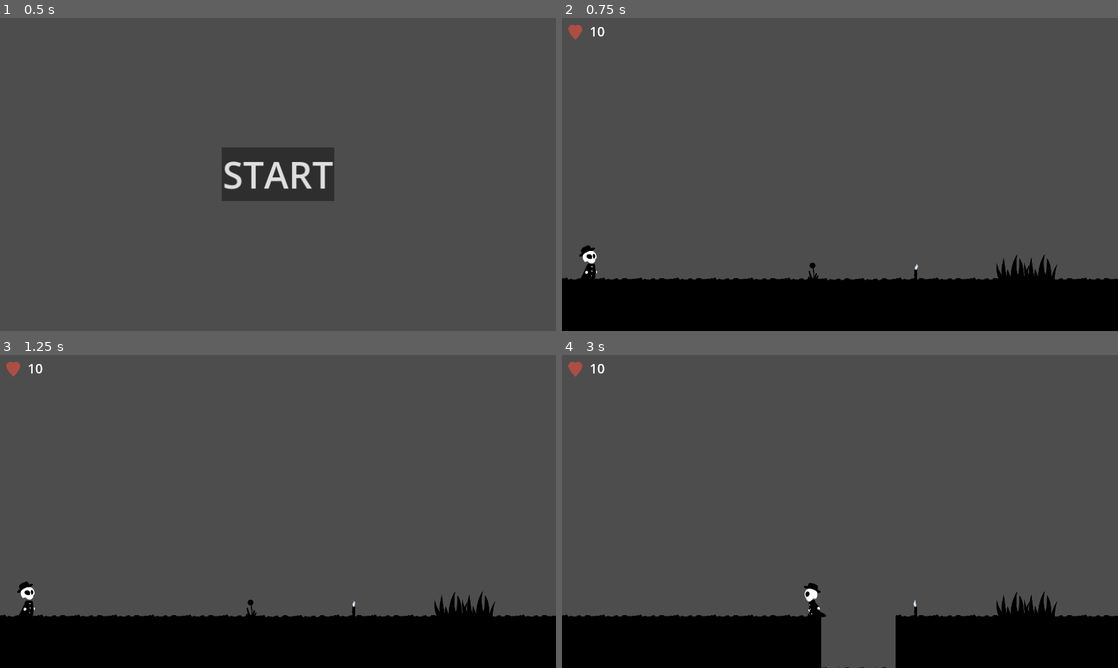
Above: before the commit, frames 1-4 (two rows, left to right).
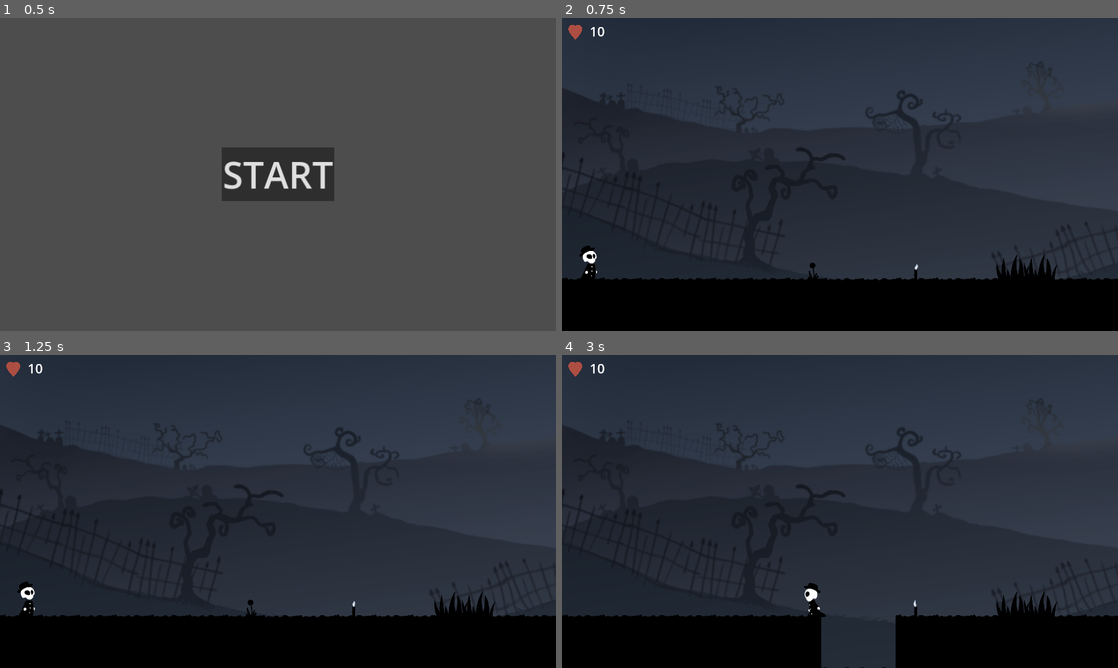
Above: after the commit, the same moments.

Repository: code-langba/you-game
Game: Godot game, scene res://scenes/main.tscn
Two runs of this game, one before a commit and one after it. Both use one fixed random seed, a clock stepped at 60 frames per second and the inputs below.
Inputs:
- Up to frame 1 (0.5 s): no input
- Up to frame 2 (0.75 s): click "START" at 0.5 s
- Up to frame 3 (1.25 s): no input
- Up to frame 4 (3 s): tap Enter (ui_accept) at 1.25 s; hold D (move_right) 1.28-2.78 s; tap Space (jump) at 1.52, 2.27 s; hold A (move_left) from 2.78 s (still down)

Frame 1 is identical in both runs. In frame 2, 81% of the frame differs, in the area x 0-100%, y 0-84%; in frame 3, 81%; in frame 4, 84%, in the area x 0-100%, y 0-100%.

Commit message:
bg img

Diff:
--- a/resources/tilemap/background.tres
+++ b/resources/tilemap/background.tres
@@ -52,6 +52,8 @@
 4:8/0 = 0
 5:8/0 = 0
 0:9/0 = 0
+2:9/0 = 0
+3:9/0 = 0
 
 [resource]
 tile_size = Vector2i(128, 128)
--- a/scenes/levels/1.tscn
+++ b/scenes/levels/1.tscn
@@ -11,18 +11,31 @@
 [ext_resource type="PackedScene" uid="uid://uafq3xl0me7r" path="res://scenes/world/candle.tscn" id="9_ftwoo"]
 [ext_resource type="Texture2D" uid="uid://le1ymqok78be" path="res://asset/sprites/resources.png" id="10_2ctgp"]
 [ext_resource type="AudioStream" uid="uid://clgsyrgu7r54w" path="res://asset/music/bgm/1.mp3" id="10_65fjq"]
+[ext_resource type="Texture2D" uid="uid://cwcdtrr425yak" path="res://asset/sprites/lvl1/bg1.png" id="12_h5r71"]
 
 [node name="1" instance=ExtResource("1_1e0av")]
 script = ExtResource("2_t4h0w")
 bgm = ExtResource("10_65fjq")
 
-[node name="Player" parent="." index="0"]
+[node name="bg" type="Node2D" parent="." index="0"]
+
+[node name="Bg1" type="Sprite2D" parent="bg" index="0"]
+position = Vector2(1441, 257)
+scale = Vector2(1.63681, 1.63681)
+texture = ExtResource("12_h5r71")
+
+[node name="Bg2" type="Sprite2D" parent="bg" index="1"]
+position = Vector2(4583, 257)
+scale = Vector2(1.63681, 1.63681)
+texture = ExtResource("12_h5r71")
+
+[node name="Player" parent="." index="1"]
 position = Vector2(104, 840)
 
-[node name="checkpoint" parent="." index="2" instance=ExtResource("6_25abd")]
+[node name="checkpoint" parent="." index="3" instance=ExtResource("6_25abd")]
 position = Vector2(2230, 781)
 
-[node name="traps" type="Node2D" parent="." index="3"]
+[node name="traps" type="Node2D" parent="." index="4"]
 
 [node name="falling_platforms" type="Node2D" parent="traps" index="0"]
 position = Vector2(432, -56)
@@ -47,11 +60,11 @@
 region_enabled = true
 region_rect = Rect2(384, 896, 128, 128)
 
-[node name="finish" parent="." index="5"]
+[node name="finish" parent="." index="6"]
 position = Vector2(4528, 464)
 next_level = ExtResource("4_l0x5u")
 
-[node name="grass" type="Node2D" parent="." index="6"]
+[node name="grass" type="Node2D" parent="." index="7"]
 position = Vector2(0, 5)
 
 [node name="live_grass2" parent="grass" index="0" instance=ExtResource("7_gmib8")]
@@ -72,10 +85,10 @@
 [node name="live_grass7" parent="grass" index="5" instance=ExtResource("7_gmib8")]
 position = Vector2(3792, 840)
 
-[node name="splike" parent="." index="7" instance=ExtResource("5_8yscw")]
+[node name="splike" parent="." index="8" instance=ExtResource("5_8yscw")]
 position = Vector2(4160, 688)
 
-[node name="candles" type="Node2D" parent="." index="8"]
+[node name="candles" type="Node2D" parent="." index="9"]
 position = Vector2(0, 5)
 
 [node name="candle" parent="candles" index="0" instance=ExtResource("9_ftwoo")]
@@ -87,7 +100,7 @@
 [node name="candle2" parent="candles" index="2" instance=ExtResource("9_ftwoo")]
 position = Vector2(4584, 472)
 
-[node name="Sprite2D" type="Sprite2D" parent="." index="9"]
+[node name="Sprite2D" type="Sprite2D" parent="." index="10"]
 position = Vector2(876, 839)
 texture = ExtResource("10_2ctgp")
 region_enabled = true
--- a/scenes/levels/2.tscn
+++ b/scenes/levels/2.tscn
@@ -7,6 +7,7 @@
 [ext_resource type="AudioStream" uid="uid://cp0rv4saf5bw5" path="res://asset/music/bgm/mystical.mp3" id="3_41qmk"]
 [ext_resource type="PackedScene" uid="uid://b87qi6jruyy1i" path="res://scenes/traps/falling_platform.tscn" id="3_h4p7e"]
 [ext_resource type="PackedScene" uid="uid://d4hnmq3wab6ci" path="res://scenes/traps/falling_spike.tscn" id="3_i4blj"]
+[ext_resource type="Texture2D" uid="uid://c6iqhbdwpapy4" path="res://asset/sprites/lvl1/bg2.png" id="4_fgcnh"]
 [ext_resource type="Texture2D" uid="uid://le1ymqok78be" path="res://asset/sprites/resources.png" id="4_fuv7a"]
 [ext_resource type="PackedScene" uid="uid://dh7cb3a37dl7i" path="res://scenes/traps/spike.tscn" id="5_ljch5"]
 [ext_resource type="PackedScene" uid="uid://uafq3xl0me7r" path="res://scenes/world/candle.tscn" id="7_5hebc"]
@@ -39,10 +40,17 @@
 script = ExtResource("2_jmpdd")
 bgm = ExtResource("3_41qmk")
 
-[node name="Player" parent="." index="0"]
+[node name="bg" type="Node2D" parent="." index="0"]
+
+[node name="Bg2" type="Sprite2D" parent="bg" index="0"]
+position = Vector2(1987, 908)
+scale = Vector2(0.751042, 0.68287)
+texture = ExtResource("4_fgcnh")
+
+[node name="Player" parent="." index="1"]
 position = Vector2(214, 381)
 
-[node name="finish" parent="." index="3"]
+[node name="finish" parent="." index="4"]
 position = Vector2(6184, 728)
 next_level = ExtResource("2_kghkq")
 
@@ -57,7 +65,7 @@
 tile_map_data = PackedByteArray("AAACAAgAAAADAAgAAAACAAkAAAADAAgAAAADAAgAAAADAAcAAAADAAkAAAADAAcAAAAEAAgAAAADAAcAAAAEAA …(4272 unchanged characters)…
 tile_set = ExtResource("3_7lihg")
 
-[node name="traps" type="Node2D" parent="." index="5"]
+[node name="traps" type="Node2D" parent="." index="6"]
 
 [node name="falling_spike" parent="traps" index="0" instance=ExtResource("3_i4blj")]
 position = Vector2(1080, 0)
@@ -90,13 +98,14 @@
 [node name="splike2" parent="traps" index="7" instance=ExtResource("5_ljch5")]
 position = Vector2(4032, 936)
 
-[node name="platforms" type="Node2D" parent="." index="6"]
+[node name="platforms" type="Node2D" parent="." index="7"]
 
 [node name="BetterMovingPlatform" parent="platforms" index="0" instance=ExtResource("8_3dgy0")]
 position = Vector2(1808, 904)
 
-[node name="BetterMVBase" parent="platforms/BetterMovingPlatform" index="0" node_paths=PackedStringArray("positions")]
+[node name="BetterMVBase" parent="platforms/BetterMovingPlatform" index="0" node_paths=PackedStringArray("positions", "animator")]
 positions = [NodePath("../Position"), NodePath("../Position2")]
+animator = NodePath("AnimatedSprite2D")
 
 [node name="CollisionShape2D" type="CollisionShape2D" parent="platforms/BetterMovingPlatform/BetterMVBase" index="0"]
 shape = SubResource("RectangleShape2D_kkqv2")
@@ -134,7 +143,7 @@
 position = Vector2(704, 0)
 script = ExtResource("9_eb1qh")
 
-[node name="candles" type="Node2D" parent="." index="7"]
+[node name="candles" type="Node2D" parent="." index="8"]
 
 [node name="candle" parent="candles" index="0" instance=ExtResource("7_5hebc")]
 position = Vector2(2448, 840)
@@ -142,15 +151,15 @@
 [node name="candle2" parent="candles" index="1" instance=ExtResource("7_5hebc")]
 position = Vector2(1040, 840)
 
-[node name="checkpoint" parent="." index="8" instance=ExtResource("8_au5e5")]
+[node name="checkpoint" parent="." index="9" instance=ExtResource("8_au5e5")]
 position = Vector2(2888, 776)
 
-[node name="enemies" type="Node2D" parent="." index="9"]
+[node name="enemies" type="Node2D" parent="." index="10"]
 
-[node name="walker" parent="." index="10" instance=ExtResource("9_e5750")]
+[node name="walker" parent="." index="11" instance=ExtResource("9_e5750")]
 position = Vector2(5416, 840)
 
-[node name="grass" type="Node2D" parent="." index="11"]
+[node name="grass" type="Node2D" parent="." index="12"]
 
 [node name="live_grass" parent="grass" index="0" instance=ExtResource("11_p3ad4")]
 position = Vector2(4824, 848)
@@ -158,7 +167,7 @@
 [node name="live_grass2" parent="grass" index="1" instance=ExtResource("11_p3ad4")]
 position = Vector2(4912, 848)
 
-[node name="heart" parent="." index="12" instance=ExtResource("16_fa570")]
+[node name="heart" parent="." index="13" instance=ExtResource("16_fa570")]
 position = Vector2(57, 844)
 health = -5
 
--- a/scenes/levels/4.tscn
+++ b/scenes/levels/4.tscn
@@ -136,7 +136,7 @@
 bgm = ExtResource("3_etc5n")
 
 [node name="Player" parent="." index="0"]
-position = Vector2(5017, -1656)
+position = Vector2(9498, -665)
 
 [node name="Knight" parent="Player" index="1"]
 animation = &"idle"
--- a/scripts/main.gd
+++ b/scripts/main.gd
@@ -6,6 +6,7 @@
 	var manager = AudioManager
 	if not manager.is_playing:
 		manager.play(bgm)
+		manager.is_playing = false
 	%Button.pressed.connect(start_game)
 
 func start_game() -> void:
--- a/scripts/world/heart.gd
+++ b/scripts/world/heart.gd
@@ -3,9 +3,7 @@
 @export var health: int = 20
 # Called when the node enters the scene tree for the first time.
 func _ready() -> void:
-	print(health, "asdsd")
 	body_entered.connect(func(_body):
-		PlayerManager.lives = PlayerManager.lives + health
-		print('hello',PlayerManager.lives)
+		PlayerManager.lives = clamp(PlayerManager.lives + health, 1, 20)
 		queue_free()
 		)
Binary file added: asset/sprites/clouds.png
Not shown, added: asset/sprites/clouds.png.import
Not shown: 1 places in scenes/levels/1.tscn that only renumber resources
Not shown: 1 places in scenes/levels/2.tscn that only renumber resources
